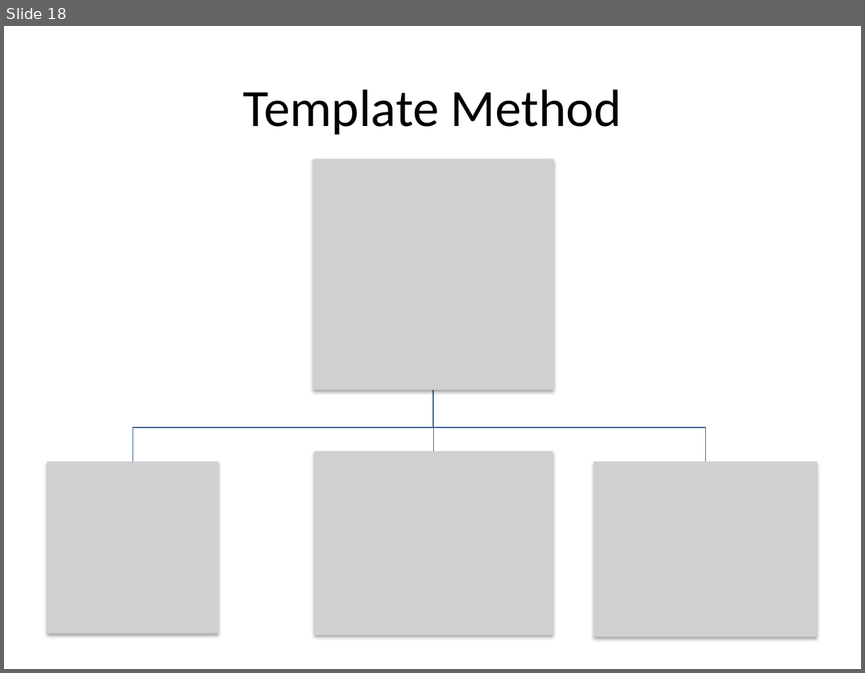
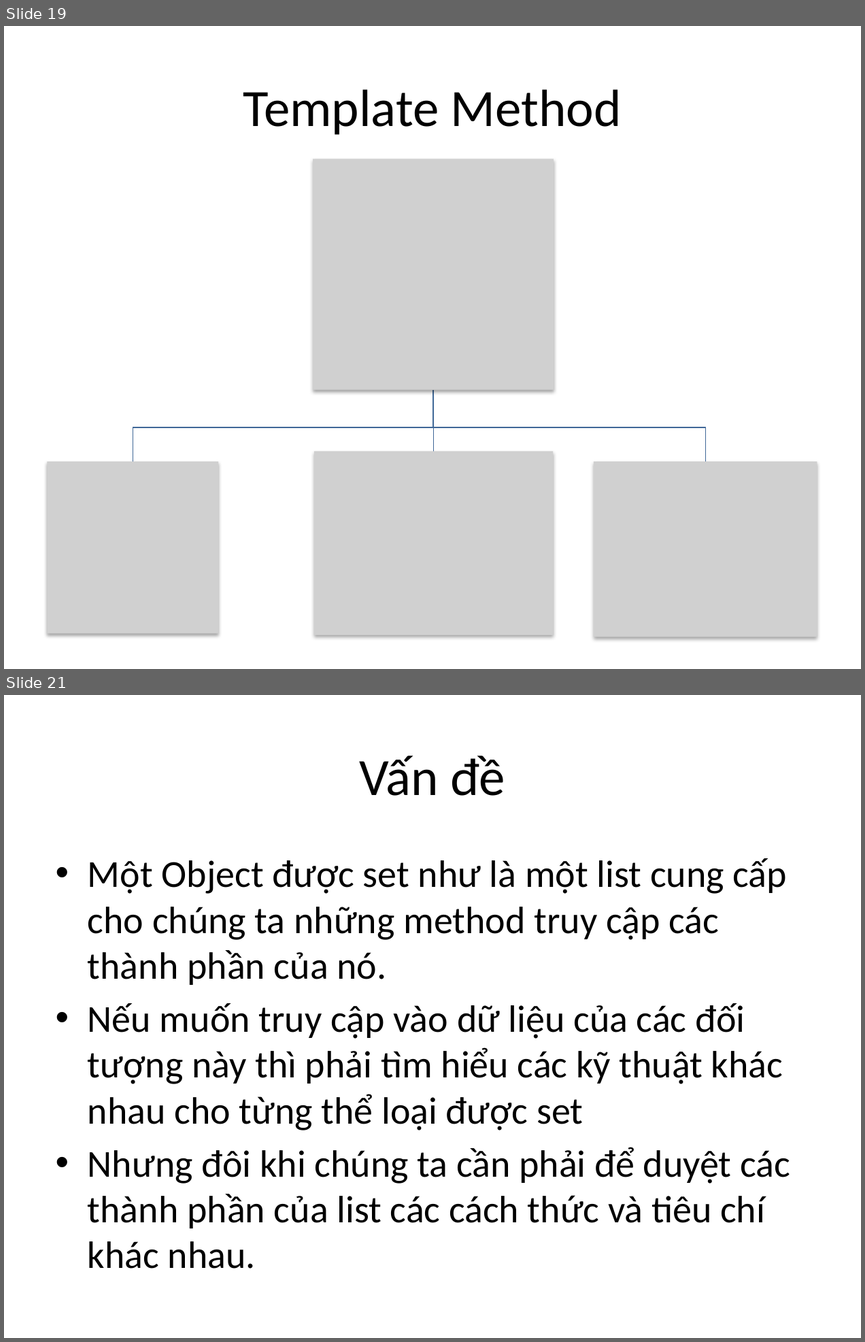
Before and after one commit to taole/slide, a slide deck: designpatter.pptx. Shown one above the other, each under a label of ours: slide 18 before the commit, slides 19 and 21 after it; the slides between them are not shown. The pictures are 865x673 and 865x1342 pixels, drawn with LibreOffice and Linux fonts; fonts in the diff are those of the drawing; grey boxes stand for pictures. Boxes give left, top, right and bottom in pixels: in the first picture for what was removed or moved away, otherwise in the second. Text is boxed around its words. In the diff, an @@ line names an element or a change of style, - is before the commit and + after.

```diff
--- a/designpatter.pptx
+++ b/designpatter.pptx
@@ slide 21 added at [4, 695, 861, 1338], background #FFFFFF @@
@@ title added at [359, 756, 506, 796], 44 pt, text #000000 @@
+Vấn đề
@@ text added at [88, 858, 790, 1268], 32 pt, text #000000 @@
+• Một Object được set như là một list cung cấp cho chúng ta những method truy cập các thành phần của nó.
+• Nếu muốn truy cập vào dữ liệu của các đối tượng này thì phải tìm hiểu các kỹ thuật khác nhau cho từng thể loại được set
+• Nhưng đôi khi chúng ta cần phải để duyệt các thành phần của list các cách thức và tiêu chí khác nhau.
@@ what was slide 18 is now slide 19 @@
```
Also in this commit, not shown: 2 slides changed, 13 other slides added.
